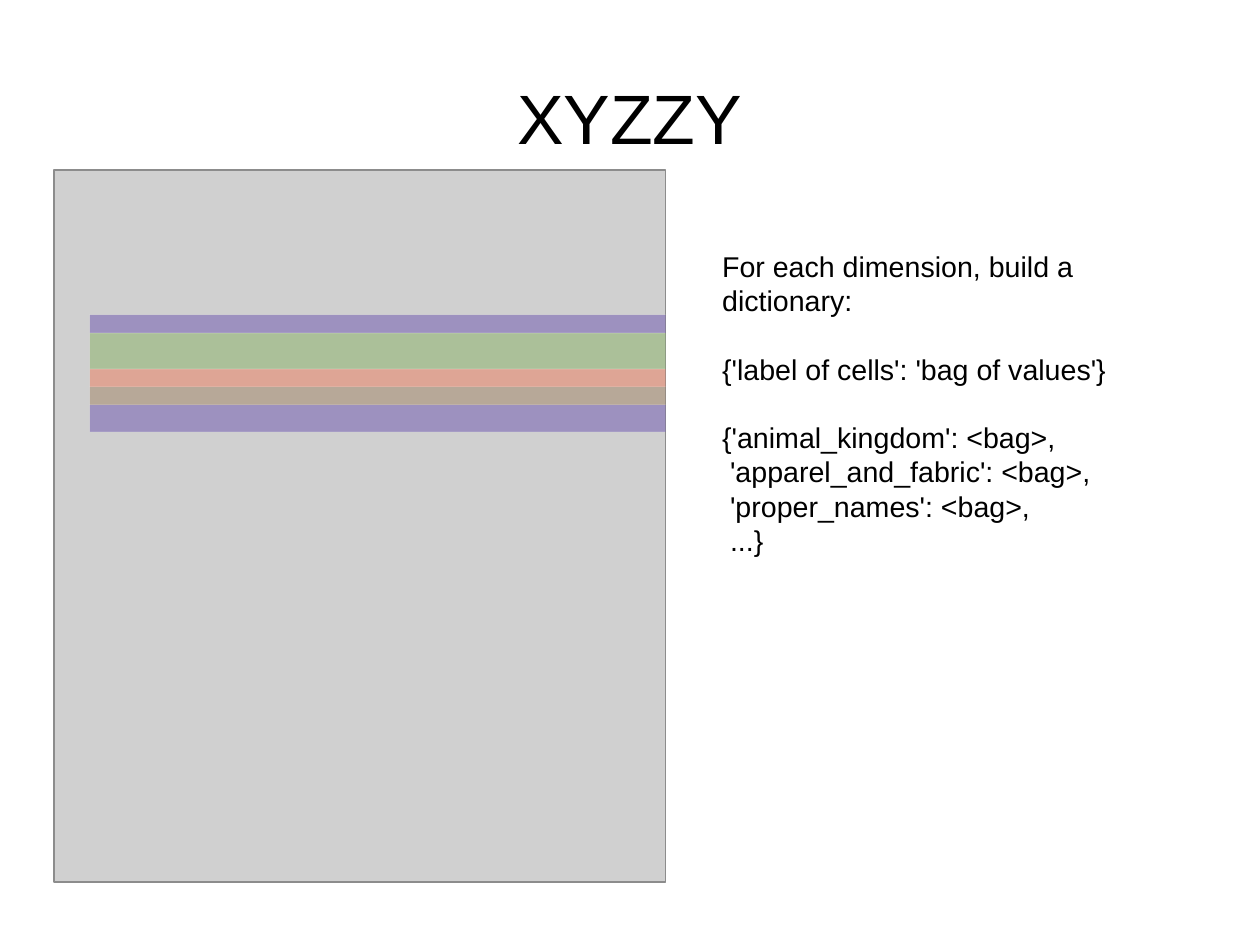
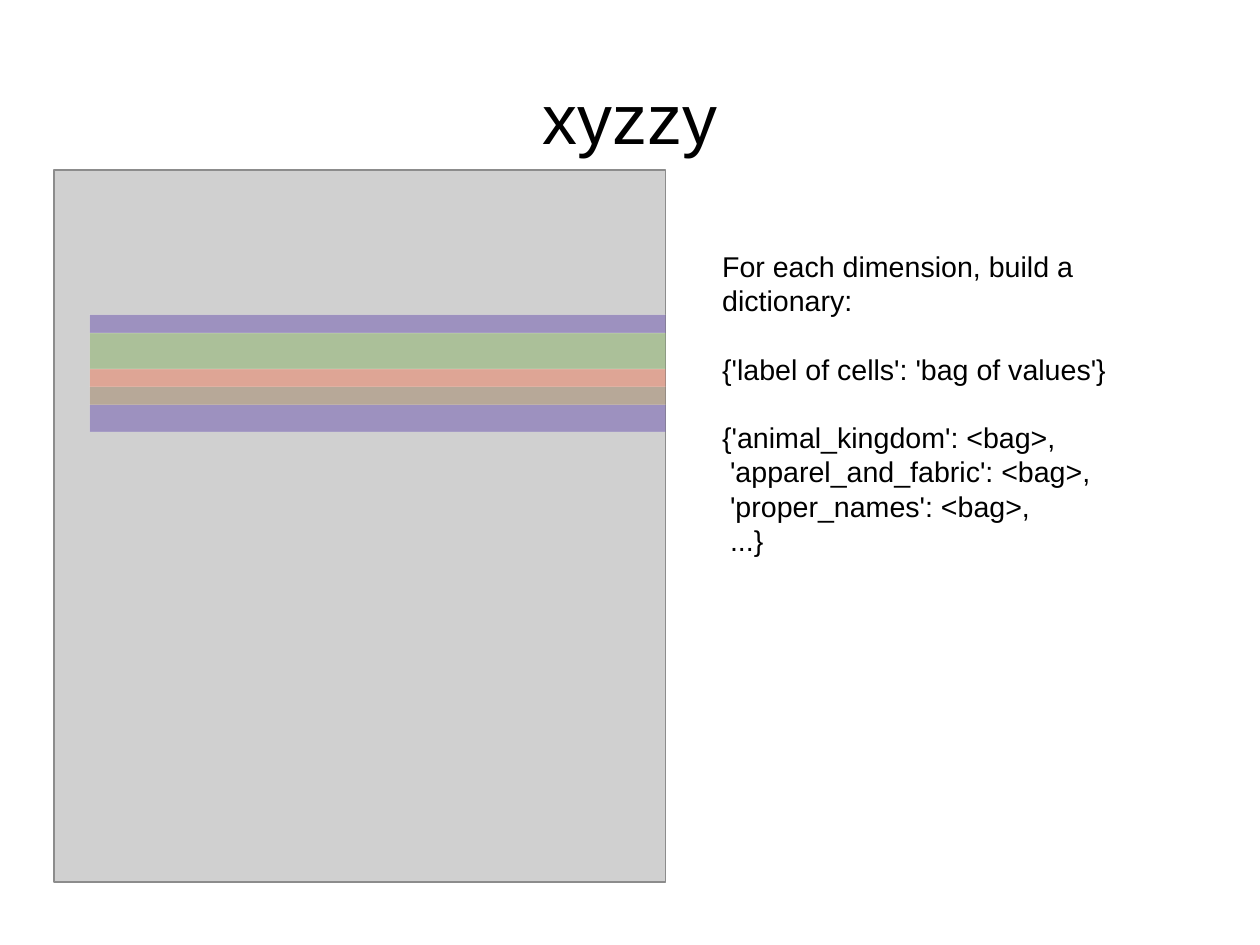
Before and after one commit to sensiblecodeio/xypath, a slide deck: slide 20 of presentation.odp (slide 15 before the commit). Drawn at 1260x945 pixels with LibreOffice and Linux fonts; fonts in the diff are those of the drawing; grey boxes stand for pictures. Boxes give left, top, right and bottom in pixels: in the first picture for what was removed or moved away, otherwise in the second. Text is boxed around its words. In the diff, an @@ line names an element or a change of style, - is before the commit and + after.

```diff
--- a/presentation.odp
+++ b/presentation.odp
@@ title at bbox=[543, 107, 718, 157]: text changed @@
-XYZZY
+xyzzy
```
Also in this commit, not shown: 10 other slides changed, 7 slides added, 2 slides removed.
